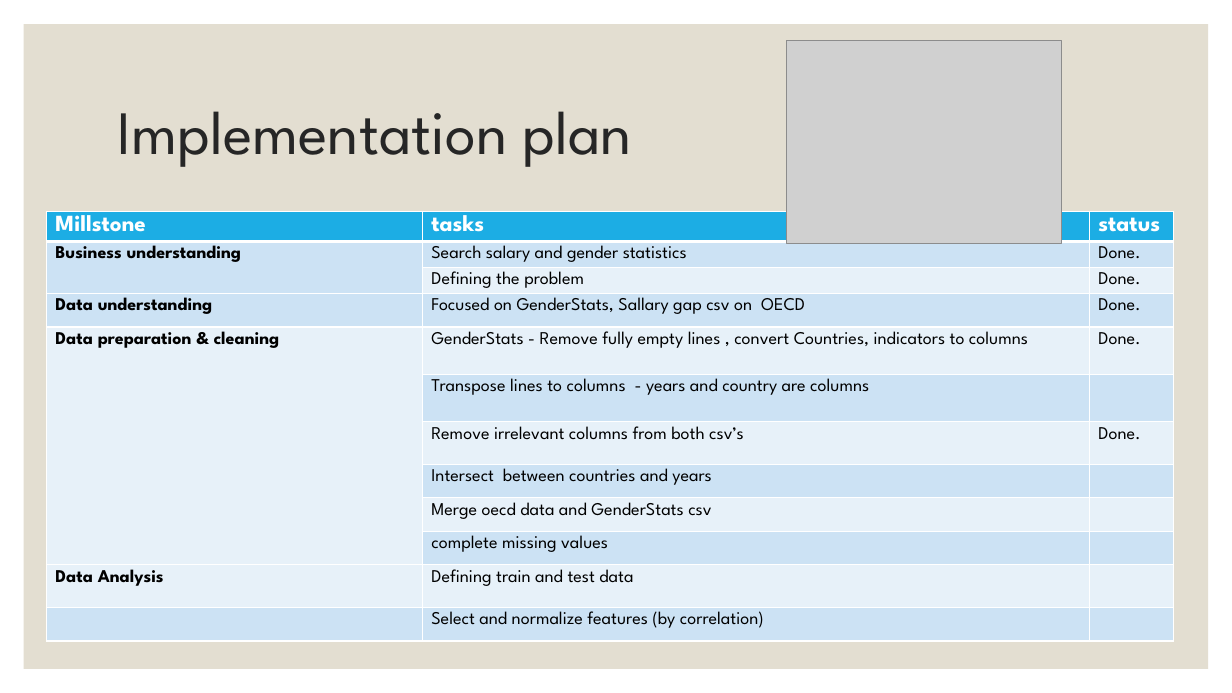
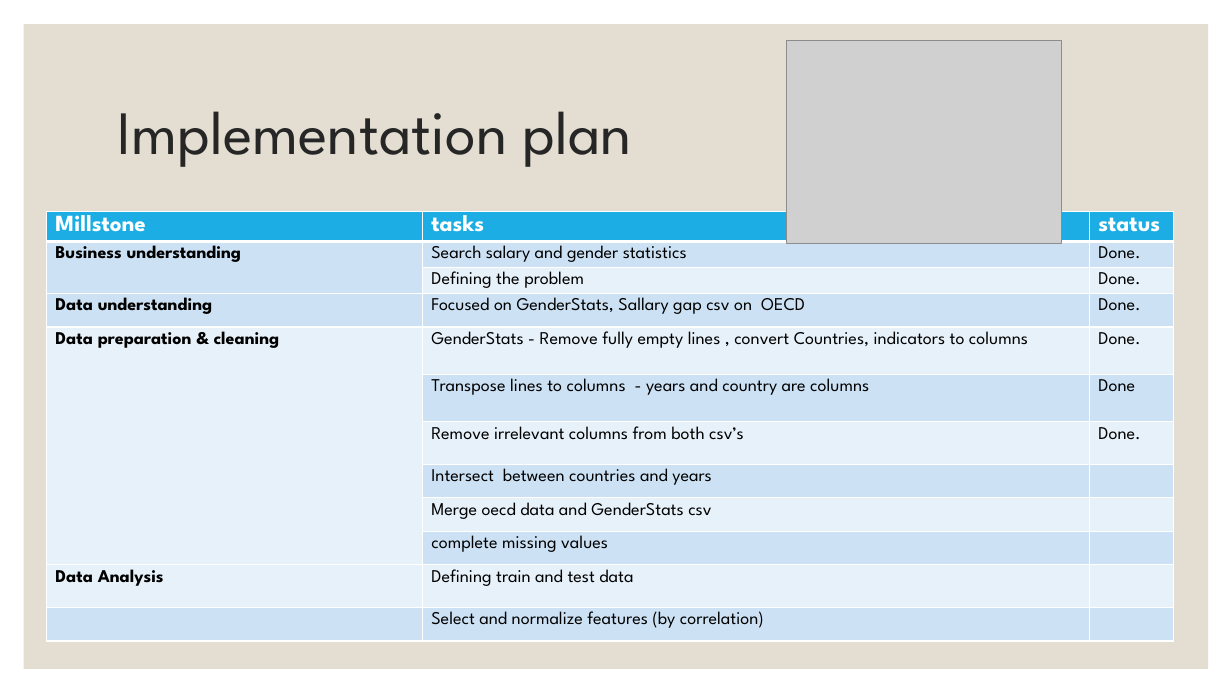
Before and after one commit to EylonSaadon/DataScienceWorkShop, a slide deck: slide 9 of Sallary gap predictionfrom Project Demo.pptx. Drawn at 1232x693 pixels with LibreOffice and Linux fonts; fonts in the diff are those of the drawing; grey boxes stand for pictures. Boxes give left, top, right and bottom in pixels: in the first picture for what was removed or moved away, otherwise in the second. Text is boxed around its words. In the diff, an @@ line names an element or a change of style, - is before the commit and + after.

```diff
--- a/Sallary gap predictionfrom Project Demo.pptx
+++ b/Sallary gap predictionfrom Project Demo.pptx
@@ table at <box>46,211,1175,682</box> @@
-row 6, column 3: 
+row 6, column 3: Done
```
Also in this commit, not shown: 2 other slides changed.
